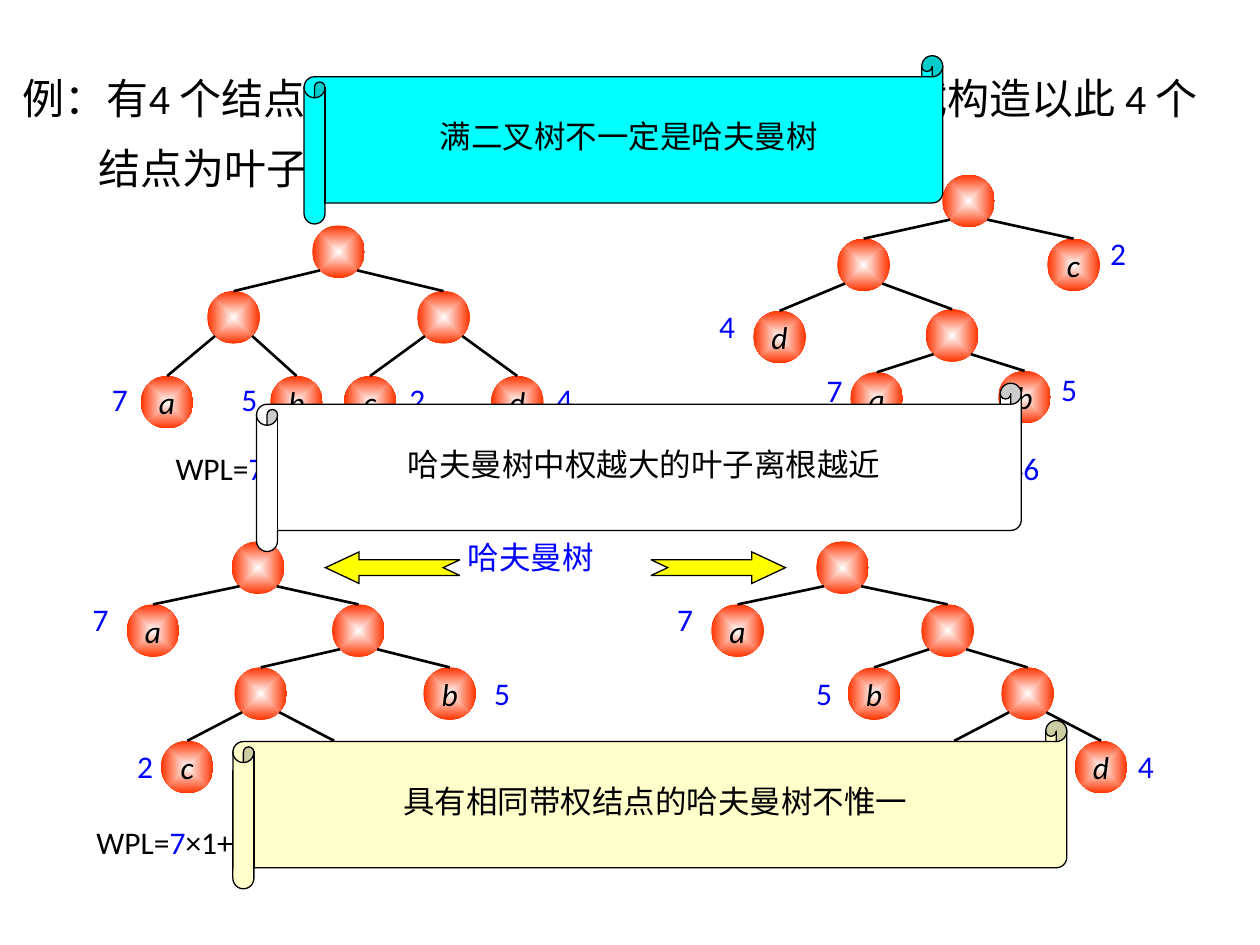
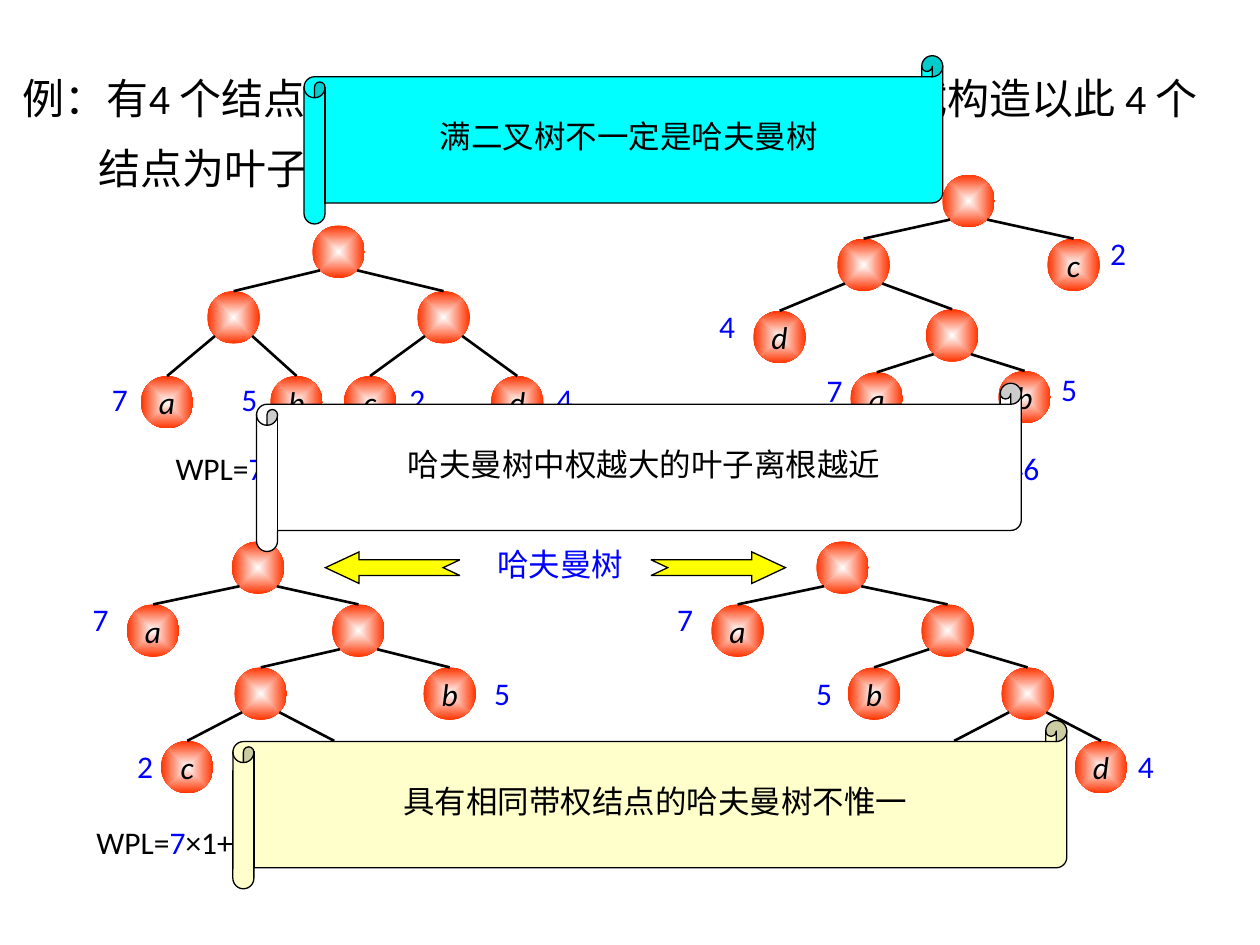
Before and after one commit to Gempittance/Data_Structur_Build, a slide deck: slide 133 of 数据结构PPT/ds6.pptx. Drawn at 1260x945 pixels with LibreOffice and Linux fonts; fonts in the diff are those of the drawing. Boxes give left, top, right and bottom in pixels: in the first picture for what was removed or moved away, otherwise in the second. Text is boxed around its words. In the diff, an @@ line names an element or a change of style, - is before the commit and + after.

```diff
--- a/数据结构PPT/ds6.pptx
+++ b/数据结构PPT/ds6.pptx
@@ text "哈夫曼树": place and size @@
-text "哈夫曼树" at [468,542,594,572]
+text "哈夫曼树" at [497,549,623,579]
```
Also in this commit, not shown: 55 other slides changed.
